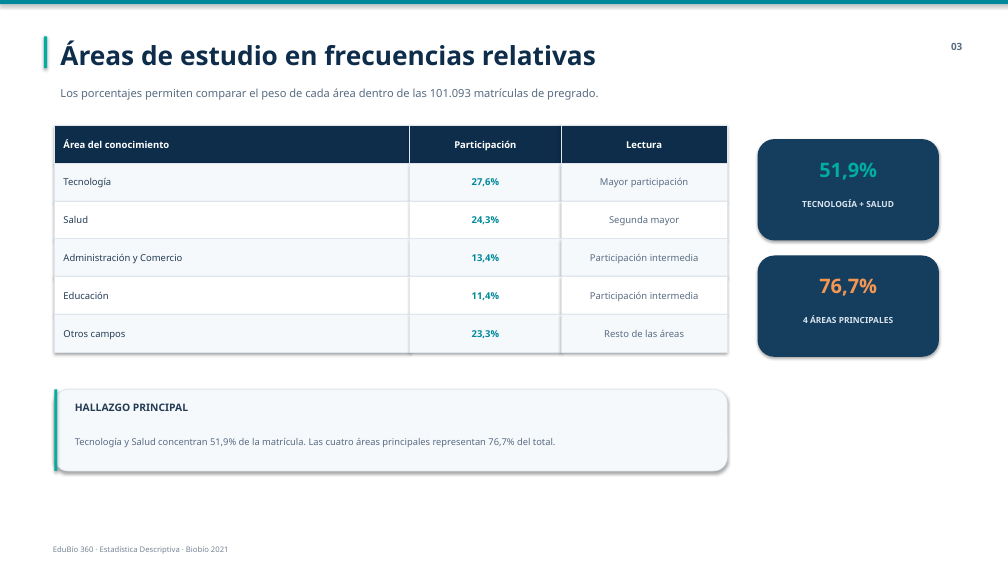
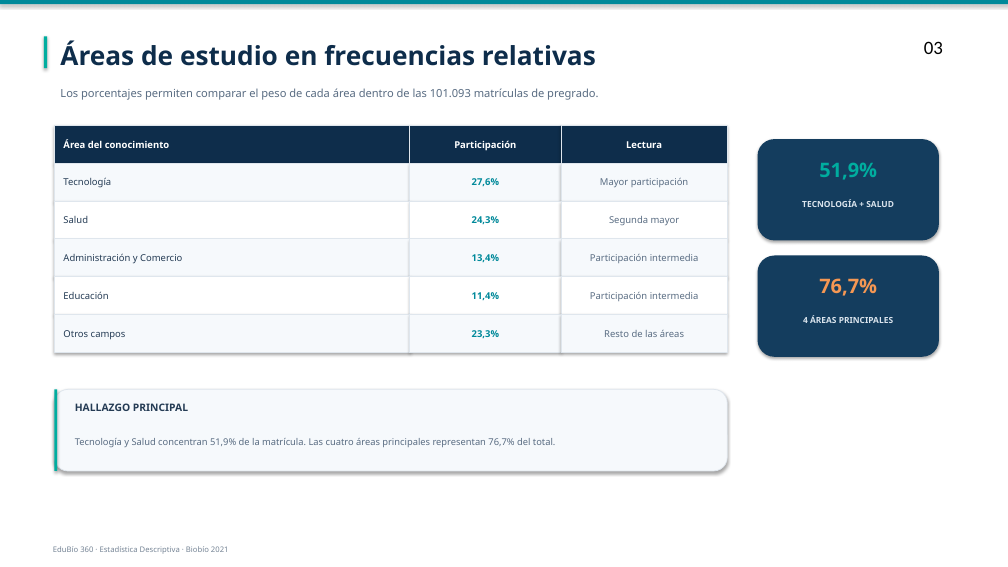
Before and after one commit to Nicricht/Estadistica.descriptiva, a slide deck: slide 3 of presentacion/Del_Acero_al_Algoritmo_Estilo_Profesor.pptx. Drawn at 1008x567 pixels with LibreOffice and Linux fonts; fonts in the diff are those of the drawing. Boxes give left, top, right and bottom in pixels: in the first picture for what was removed or moved away, otherwise in the second. Text is boxed around its words. In the diff, an @@ line names an element or a change of style, - is before the commit and + after.

```diff
--- a/presentacion/Del_Acero_al_Algoritmo_Estilo_Profesor.pptx
+++ b/presentacion/Del_Acero_al_Algoritmo_Estilo_Profesor.pptx
@@ text "03" at (924, 41, 943, 54): size 9.5 to 18 pt, font Noto Sans to Calibri, text colour #596C82 to #000000, bold off; alignment right to left @@
```
Also in this commit, not shown: 11 other slides changed, 5 slides removed, 1 other file.
